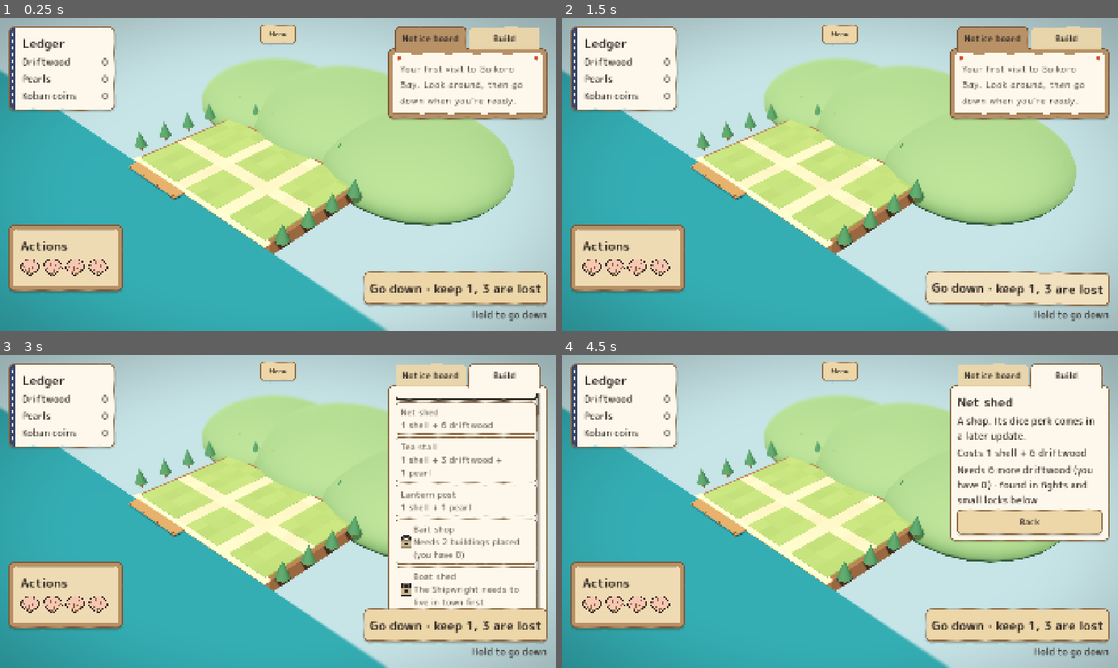
Above: before the commit, frames 1-4 (two rows, left to right).
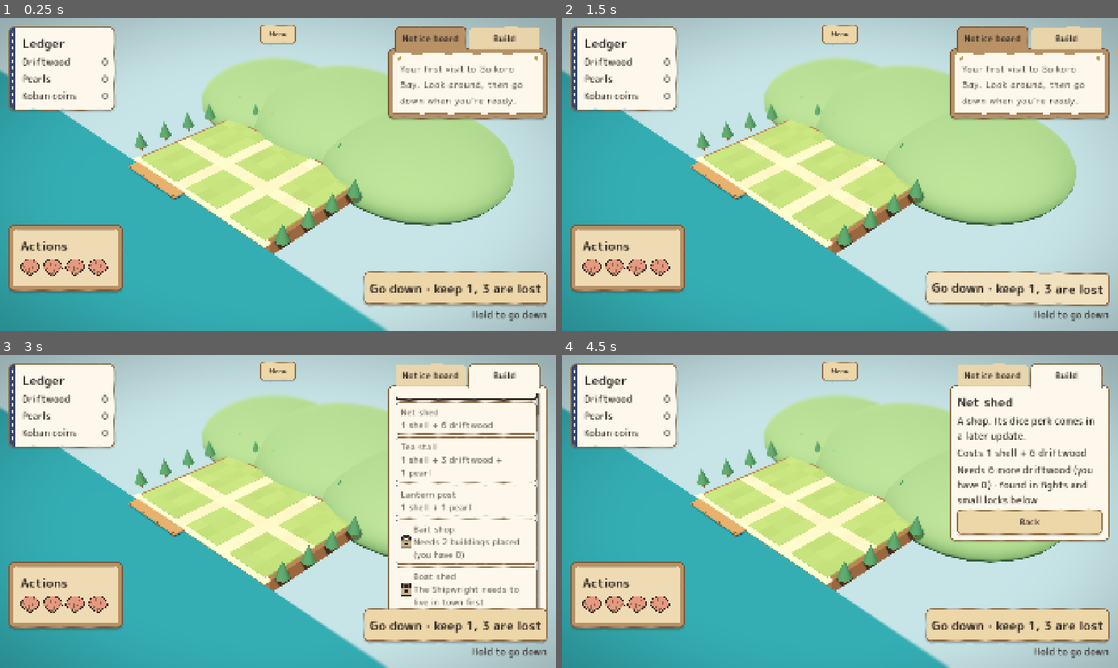
Above: after the commit, the same moments.

Repository: vantaloomin/saikoro-bay
Game: Godot game, scene res://game/boot/boot.tscn
Two runs of this game, one before a commit and one after it. Both use one fixed random seed, a clock stepped at 60 frames per second and the inputs below.
Inputs:
- Up to frame 1 (0.25 s): no input
- Up to frame 2 (1.5 s): click "Go down · keep 1, 3 are lost" at 0.5 s; click "Go down · keep 1, 3 are lost" at 1.25 s
- Up to frame 3 (3 s): click "Notice board" at 2 s; click "Build" at 2.75 s
- Up to frame 4 (4.5 s): click "Cottage 1 shell + 4 driftwood" at 3.5 s; click "Net shed 1 shell + 6 driftwood" at 4.25 s

The runs differ from the first frame. In frame 1, 0.4% of the frame differs, in the area x 3-97%, y 12-82%; in frame 2, 0.4%; in frame 3, 0.4%; in frame 4, 0.4%.

Commit message:
Brass pins, darker coral shells, names that don't wrap (Mara's #44 review)

Diff:
--- a/game/town/paper_box.gd
+++ b/game/town/paper_box.gd
@@ -90,7 +90,7 @@
 
 
 ## The notice board's pinned note: washi inset in the driftwood, with a
-## vermilion pin at each top corner.
+## brass pin at each top corner (vermilion is only ever the seal).
 func _draw_note(item: RID, rect: Rect2) -> void:
 	var note: Rect2 = rect.grow(-RIM)
 	var paper: PackedVector2Array = _rounded(note, 4.0, false)
@@ -98,7 +98,8 @@
 	RenderingServer.canvas_item_add_polygon(item, paper, [TownStyle.WASHI])
 	for corner: Vector2 in [note.position + Vector2(16, 12), Vector2(note.end.x - 16, note.position.y + 12)]:
 		RenderingServer.canvas_item_add_circle(item, corner + Vector2(0, 1.5), 5.0, TownStyle.SHADOW)
-		RenderingServer.canvas_item_add_circle(item, corner, 5.0, TownStyle.VERMILION)
+		RenderingServer.canvas_item_add_circle(item, corner, 5.0, TownStyle.BRASS)
+		RenderingServer.canvas_item_add_circle(item, corner + Vector2(-1.5, -1.5), 1.6, TownStyle.WASHI)
 
 
 ## The shell tray: sand in a driftwood rim, a little shade under the top
--- a/game/town/town.gd
+++ b/game/town/town.gd
@@ -679,7 +679,8 @@
 	var built: PackedStringArray = []
 	for entry: Dictionary in BuildList.entries(Game.data, Game.state):
 		if entry["done"]:
-			built.append(str(entry["name"]))
+			# A name never wraps in the middle ("Tea / stall", Mara's #44 review).
+			built.append(str(entry["name"]).replace(" ", "\u00a0"))
 		else:
 			rows.add_child(_list_entry(entry))
 	if not built.is_empty():
--- a/game/town/town_style.gd
+++ b/game/town/town_style.gd
@@ -27,10 +27,13 @@
 const DRIFTWOOD: Color = Color(0.72, 0.57, 0.4)
 const DRIFTWOOD_DARK: Color = Color(0.48, 0.35, 0.24)
 const INDIGO: Color = Color(0.22, 0.27, 0.42)
+## The notice board's pins. Vermilion is only ever the hanko seal (#42).
+const BRASS: Color = Color(0.78, 0.62, 0.3)
 const SHADOW: Color = Color(0.2, 0.15, 0.1, 0.22)
-## A fresh tide shell is shell pink, so it stands out on the tray's sand;
+## A fresh tide shell is coral, a step darker than the tray's sand so the
+## fill reads in greyscale too, and well away from the seal's vermilion;
 ## a spent one is only a faded outline.
-const SHELL: Color = Color(0.97, 0.78, 0.7)
+const SHELL: Color = Color(0.9, 0.6, 0.5)
 const SPENT: Color = Color(0.64, 0.56, 0.46)
 const ROOF: Dictionary[String, Color] = {
 	"home": Color(0.96, 0.95, 0.92), "shop": Color(0.83, 0.86, 0.9),
